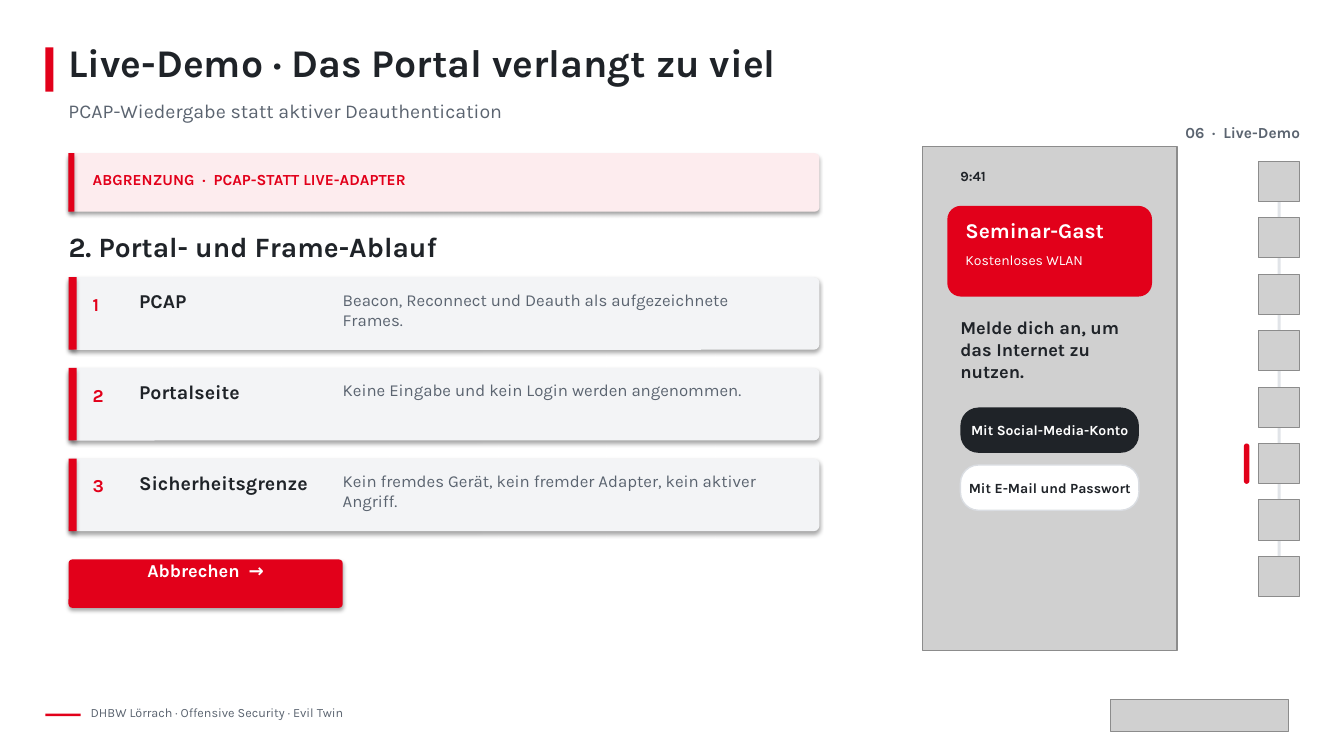
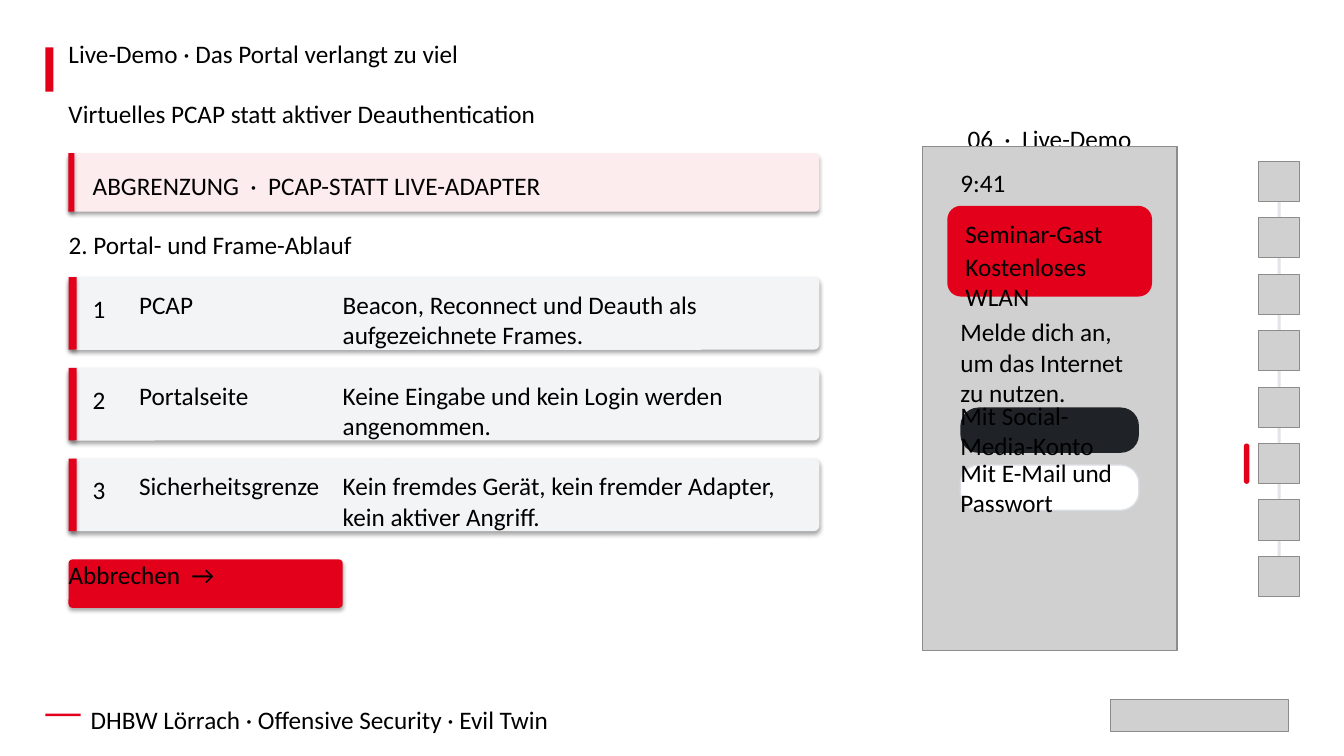
Before and after one commit to ThommyTrong/EvilTwin_Merkel, a slide deck: slide 15 of Evil_Twin_Final.pptx. Drawn at 1344x756 pixels with LibreOffice and Linux fonts; fonts in the diff are those of the drawing; grey boxes stand for pictures; background and template pictures are left out. Boxes give left, top, right and bottom in pixels: in the first picture for what was removed or moved away, otherwise in the second. Text is boxed around its words. In the diff, an @@ line names an element or a change of style, - is before the commit and + after.

Commit message:
Add virtual Evil Twin Mininet-WiFi lab

```diff
--- a/Evil_Twin_Final.pptx
+++ b/Evil_Twin_Final.pptx
@@ text "Live-Demo · Das Portal verlangt ..." at (68, 45, 458, 68): size 28 to 18 pt, font Karla to Calibri, text colour #1F2328 to #000000, bold off @@
@@ text at (68, 105, 535, 124): text changed; size 14 to 18 pt; font Karla to Calibri; text colour #5B6470 to #000000 @@
-PCAP-Wiedergabe statt aktiver Deauthentication
+Virtuelles PCAP statt aktiver Deauthentication
@@ text "06 · Live-Demo" at (968, 127, 1131, 147): size 11 to 18 pt, font Karla to Calibri, text colour #5B6470 to #000000, bold off; alignment right to left @@
@@ text "ABGRENZUNG · PCAP-STATT LIVE-ADAPTER" at (93, 178, 540, 195): size 11 to 18 pt, font Karla to Calibri, text colour #E2001A to #000000, bold off @@
@@ text "9:41" at (960, 175, 1005, 192): size 10 to 18 pt, font Karla to Calibri, text colour #1F2328 to #000000, bold off @@
@@ text "2. Portal- und Frame-Ablauf" at (69, 236, 352, 255): size 20 to 18 pt, font Karla to Calibri, text colour #1F2328 to #000000, bold off @@
@@ text "Seminar-Gast" at (965, 225, 1102, 243): size 15 to 18 pt, font Karla to Calibri, text colour #FFFFFF to #000000, bold off @@
@@ text "Kostenloses WLAN" at (965, 258, 1086, 313): size 10 to 18 pt, font Karla to Calibri, text colour #FFFFFF to #000000 @@
@@ text "Melde dich an, um das ..." at (960, 323, 1123, 408): size 13 to 18 pt, font Karla to Calibri, text colour #1F2328 to #000000, bold off @@
@@ text "Mit Social-Media-Konto" at (960, 404, 1093, 461): size 10 to 18 pt, font Karla to Calibri, text colour #FFFFFF to #000000, bold off; alignment centre to left @@
@@ size 13 to 18 pt, font Karla to Calibri, text colour #E2001A to #000000, bold off in 3 elements at (93, 301, 106, 318), (93, 392, 106, 409), (93, 482, 106, 499) @@
@@ size 14 to 18 pt, font Karla to Calibri, text colour #1F2328 to #000000, bold off in 3 elements at (139, 297, 193, 314), (139, 387, 248, 405), (139, 477, 319, 500) @@
@@ size 12 to 18 pt, font Karla to Calibri, text colour #5B6470 to #000000 in 3 elements at (343, 296, 697, 351), (343, 387, 723, 441), (343, 477, 775, 532) @@
@@ text "Mit E-Mail und Passwort" at (960, 462, 1112, 512): size 10 to 18 pt, font Karla to Calibri, text colour #1F2328 to #000000, bold off; alignment centre to left @@
@@ text "Abbrechen →" at (69, 566, 181, 584): size 13 to 18 pt, font Karla to Calibri, text colour #FFFFFF to #000000, bold off; alignment centre to left @@
@@ text "DHBW Lörrach · Offensive Security ..." at (91, 711, 548, 733): size 9 to 18 pt, font Karla to Calibri, text colour #5B6470 to #000000 @@
```
Also in this commit, not shown: 2 other slides changed, 5 other files.
